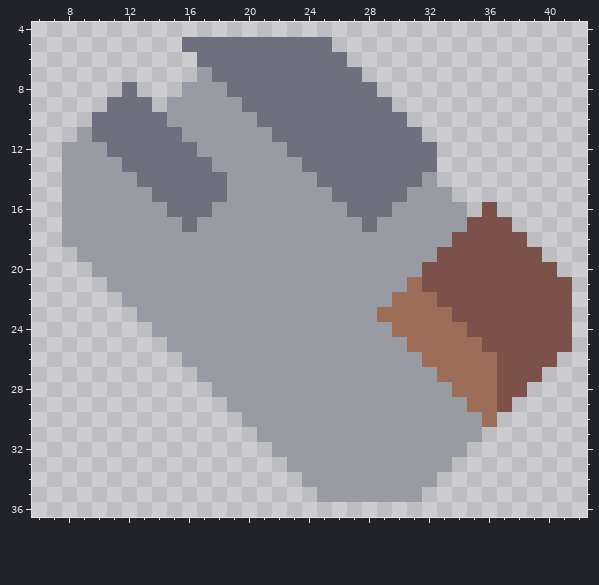
Edited in one commit: pixel-art sprite (assets/sprites/blocks/turrets/clevicure/clevicure-bottom-l.png). The first picture shows the starting point.
The file is 47x41 pixels. Shown: x 6..42, y 4..36.
The result:
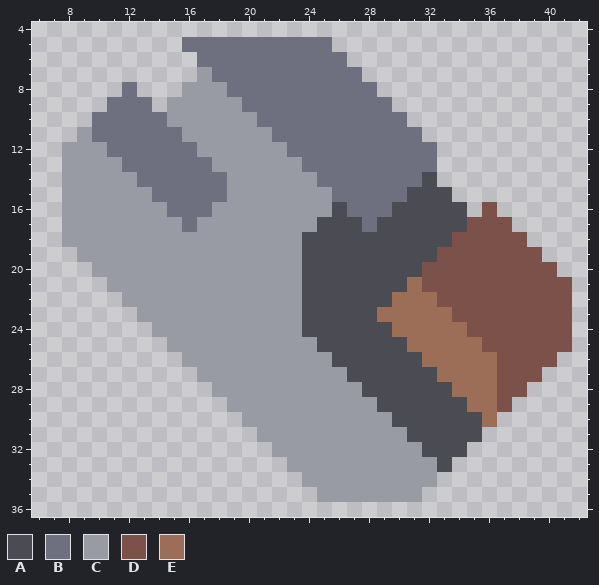
Palette (. is transparent): A #4a4b53  B #6e7080  C #989aa4  D #7c514a  E #9c6d57
From old to new:
Changed rows in their new state; - is an unchanged pixel.
first column x 24:
14 --------A---
15 -------AAA--
16 --A---AAAAA-
17 -AAA-AAAAAA-
18 AAAAAAAAAA--
19 AAAAAAAAA---
20 AAAAAAAA----
21 AAAAAAA-----
22 AAAAAA------
23 AAAAA-------
24 AAAAAA------
25 -AAAAAA-----
26 --AAAAAA----
27 ---AAAAAA---
28 ----AAAAAA--
29 -----AAAAAA-
30 ------AAAAAA
31 -------AAAAA
32 --------AAA-
33 ---------A--
Changed places in both pictures, as pixel boxes (x1, y1, x2, y2):
changed: (302, 172, 482, 472)
